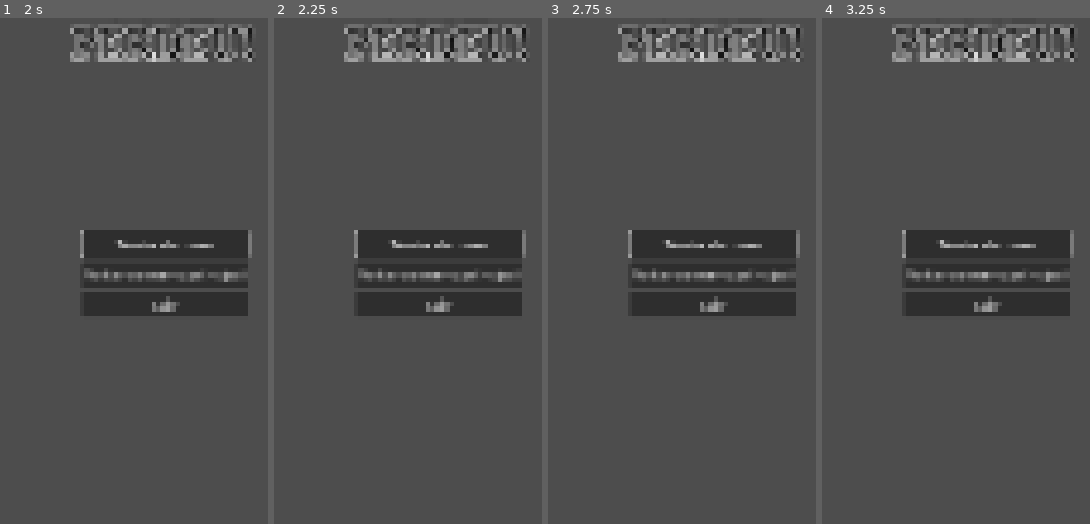
Above: before the commit, frames 1-4 (left to right).
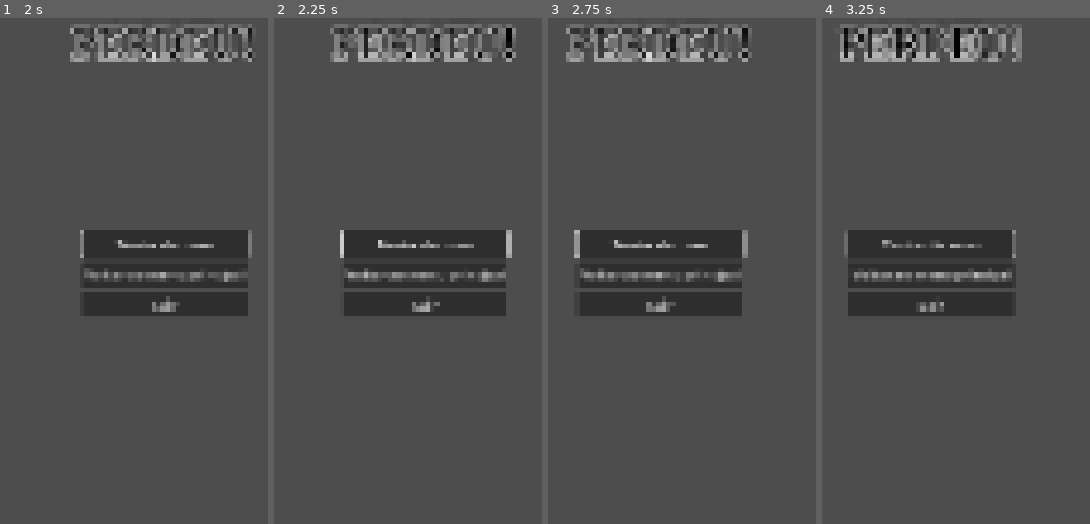
Above: after the commit, the same moments.

Repository: Sleipnir-Game-Team/GMTK-2025
Game: Godot game, scene res://ui/menu/game_over_menu.tscn
Same seed, same stepped clock (60 frames per second), same inputs: the game is played once before the commit and once after it. This scene is started directly instead of the project's main scene.
Inputs (mouse positions are in pixels of both pictures, inside the frame that each line leads up to):
- Up to frame 1 (2 s): click "Tentar de novo" at 0.5 s; click "Voltar ao menu principal" at 1.25 s
- Up to frame 2 (2.25 s): tap Enter at 2 s; move the mouse to (outside the picture) at 2.02 s; hold D (player_right) from 2.03 s (still down); hold W (win) from 2.03 s (still down); click (outside the picture) at 2.17 s
- Up to frame 3 (2.75 s): keep holding D (player_right); keep holding W (win); tap Space (player_jump) at 2.27 s; tap 1 (item_1, bound only after the commit) at 2.3 s
- Up to frame 4 (3.25 s): release D (player_right) at 2.75 s; release W (win) at 2.75 s; drag from (outside the picture) to (outside the picture) at 2.77 s

Frame 1 is identical in both runs. In frame 2, 6.0% of the frame differs, in the area x 20-95%, y 1-59%; in frame 3, 9.9%; in frame 4, 11%, in the area x 6-95%, y 1-59%.
Error in both runs: Out of bounds get index '1' (on base: 'Array[Dictionary]') (res://addons/log_and_error/logger.gd:15)

Commit message:
audios e inventorio

Diff:
--- /dev/null
+++ b/components/inventory.gd
@@ -0,0 +1,38 @@
+extends Node
+
+func _ready():
+	if !has_node("1"):
+		var node_1 = Item.new()
+		node_1.name = "1"
+		add_child(node_1)
+	if !has_node("2"):
+		var node_2 = Item.new()
+		node_2.name = "2"
+		add_child(node_2)
+	if !has_node("3"):
+		var node_3 = Item.new()
+		node_3.name = "3"
+		add_child(node_3)
+	if !has_node("4"):
+		var node_4 = Item.new()
+		node_4.name = "4"
+		add_child(node_4)
+
+func switch(slot1, slot2):
+	var aux = slot1
+	get_node(str(slot1)).replace_by(slot2)
+	get_node(str(slot2)).replace_by(aux)
+
+func replace(slot):
+	get_node(str(slot)).replace_by(slot)
+
+func _input(event):
+	if event.is_pressed():
+		if event.is_action("item_1"):
+			get_node("1").try_use()
+		elif event.is_action("item_2"):
+			get_node("2").try_use()
+		elif event.is_action("item_3"):
+			get_node("3").try_use()
+		elif event.is_action("item_4"):
+			get_node("4").try_use()
--- a/entities/beartrap.gd
+++ b/entities/beartrap.gd
@@ -16,5 +16,6 @@
 
 
 func _on_warmup_timeout():
+	AudioManager.play_global("level.danger.flamethrower")
 	$ActivatedArea/Collision.disabled = false
 	$Duration.start()
--- a/entities/laser.gd
+++ b/entities/laser.gd
@@ -1,6 +1,7 @@
 extends Area2D
 
 func _on_cooldown_timeout():
+	AudioManager.play_global("level.danger.electric")
 	$Collision.disabled = false
 	$Duration.start()
 
--- a/entities/player.tscn
+++ b/entities/player.tscn
@@ -1,9 +1,10 @@
-[gd_scene load_steps=10 format=3 uid="uid://bp3vd4kj37iij"]
+[gd_scene load_steps=11 format=3 uid="uid://bp3vd4kj37iij"]
 
-[ext_resource type="Script" path="res://entities/movement.gd" id="1_rfe5m"]
+[ext_resource type="Script" uid="uid://y2higcsr86v" path="res://entities/movement.gd" id="1_rfe5m"]
 [ext_resource type="PackedScene" uid="uid://daill7lx175oy" path="res://components/receiver.tscn" id="2_rfe5m"]
 [ext_resource type="PackedScene" uid="uid://ycmcgby6ixu1" path="res://components/signalizer.tscn" id="3_qly61"]
 [ext_resource type="Script" uid="uid://cbhm6im8bgg6a" path="res://components/life.gd" id="4_rfe5m"]
+[ext_resource type="Script" uid="uid://pt3hteik6iyr" path="res://components/inventory.gd" id="5_qly61"]
 
 [sub_resource type="RectangleShape2D" id="RectangleShape2D_0xm2m"]
 size = Vector2(71, 136.25)
@@ -72,7 +73,7 @@
 
 [node name="Player" type="CharacterBody2D"]
 collision_mask = 2
-script = ExtResource("1_e4p34")
+script = ExtResource("1_rfe5m")
 knockback_duration = 0.4
 
 [node name="CollisionShape2D" type="CollisionShape2D" parent="."]
@@ -95,3 +96,5 @@
 script = ExtResource("4_rfe5m")
 
 [connection signal="damage_received" from="Signalizer" to="." method="_on_signalizer_damage_received"]
+[node name="Inventory" type="Node" parent="."]
+script = ExtResource("5_qly61")
--- a/entities/prensa.gd
+++ b/entities/prensa.gd
@@ -12,6 +12,7 @@
 	if ($Collision.shape.size.y < minimumSize and direction == -1
 		or $Collision.shape.size.y > maximumSize and direction == 1):
 		direction *= -1
+		AudioManager.play_global("level.danger.smasher")
 	if $Collision.shape.size.y < minimumSize + 100:
 		$Collision.shape.size.y += slow_speed * delta * direction
 	else:
--- /dev/null
+++ b/item/consumivel.gd
@@ -0,0 +1 @@
+extends Node
--- /dev/null
+++ b/item/item.gd
@@ -0,0 +1,4 @@
+class_name Item extends Node
+
+func try_use():
+	print("slot vazio")
--- /dev/null
+++ b/item/permanente.gd
@@ -0,0 +1 @@
+extends Node
--- a/main.tscn
+++ b/main.tscn
@@ -75,6 +75,5 @@
 
 [node name="Camera2D" type="Camera2D" parent="Path2D/PathFollow2D"]
 rotation = -0.00624156
-scale = Vector2(1, 1)
 
 [editable path="Prensa"]
--- a/project.godot
+++ b/project.godot
@@ -100,6 +100,26 @@
 , Object(InputEventJoypadMotion,"resource_local_to_scene":false,"resource_name":"","device":-1,"axis":1,"axis_value":1.0,"script":null)
 ]
 }
+item_1={
+"deadzone": 0.2,
+"events": [Object(InputEventKey,"resource_local_to_scene":false,"resource_name":"","device":-1,"window_id":0,"alt_pressed":false,"shift_pressed":false,"ctrl_pressed":false,"meta_pressed":false,"pressed":false,"keycode":0,"physical_keycode":49,"key_label":0,"unicode":49,"location":0,"echo":false,"script":null)
+]
+}
+item_2={
+"deadzone": 0.2,
+"events": [Object(InputEventKey,"resource_local_to_scene":false,"resource_name":"","device":-1,"window_id":0,"alt_pressed":false,"shift_pressed":false,"ctrl_pressed":false,"meta_pressed":false,"pressed":false,"keycode":0,"physical_keycode":50,"key_label":0,"unicode":50,"location":0,"echo":false,"script":null)
+]
+}
+item_3={
+"deadzone": 0.2,
+"events": [Object(InputEventKey,"resource_local_to_scene":false,"resource_name":"","device":-1,"window_id":0,"alt_pressed":false,"shift_pressed":false,"ctrl_pressed":false,"meta_pressed":false,"pressed":false,"keycode":0,"physical_keycode":51,"key_label":0,"unicode":51,"location":0,"echo":false,"script":null)
+]
+}
+item_4={
+"deadzone": 0.2,
+"events": [Object(InputEventKey,"resource_local_to_scene":false,"resource_name":"","device":-1,"window_id":0,"alt_pressed":false,"shift_pressed":false,"ctrl_pressed":false,"meta_pressed":false,"pressed":false,"keycode":0,"physical_keycode":52,"key_label":0,"unicode":52,"location":0,"echo":false,"script":null)
+]
+}
 
 [layer_names]
 
Not shown, added: components/inventory.gd.uid
Not shown, added: item/consumivel.gd.uid
Not shown, added: item/item.gd.uid
Not shown, added: item/permanente.gd.uid
